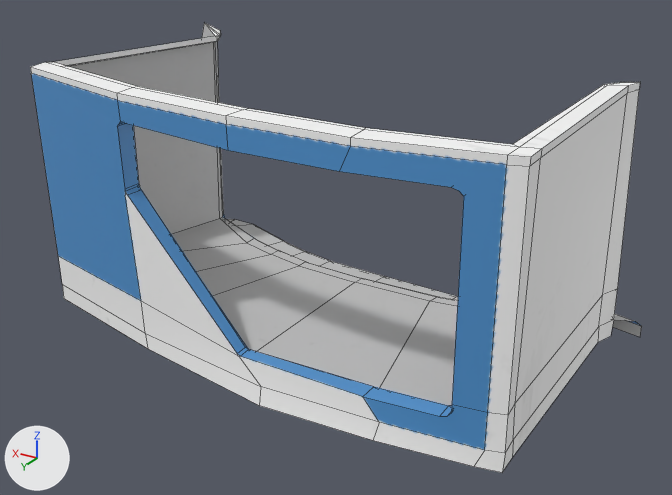
The FBX model Assets/_Modules/StationInterior/Assets/Models/Job Room/jobRoom00.fbx: old version first, new version second.
Both versions are drawn from a 50 mm camera at (-18.5, 24.1, 21.2) aimed at (0.8, -8.0, 5.2). Arrows for +X, +Y and +Z are at lower left; the lights stay in place. The first picture is the older version. Mesh edges are drawn as thin lines.

Before the edit, the objects in view are built like this:
```python
me_cylinder_680 = bpy.data.meshes.new('Cylinder.680')
me_cylinder_680.from_pydata(...)  # 253 vertices, 220 faces; spans x -12.9..12.9, y -7.6..7.6, z -5.8..5.8
me_cylinder_680.materials.append(mat_stationrooms00_tex)  # picture img_stationrooms00_tex_png
ob_job_room_v2 = bpy.data.objects.new('Job Room V2', me_cylinder_680)
ob_job_room_v2.location = (1.6, -8.38, 6.89)
```
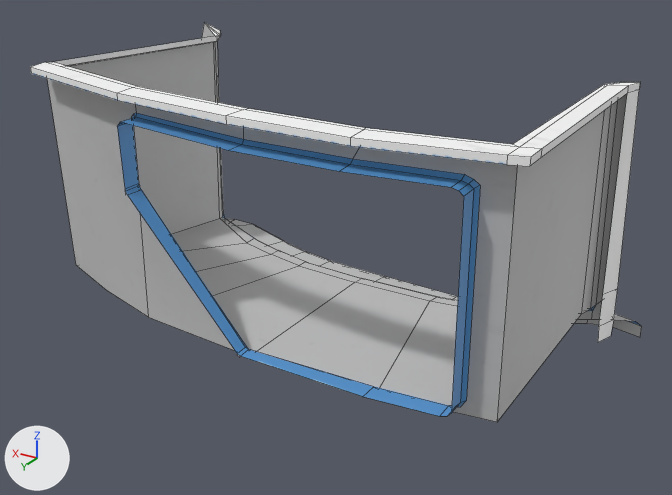
Location of each change, (x1, y1, x2, y2) in pixels of the pictures (672 x 495 px):
'Job Room V2', reshaped (11% shorter)
    before: (30, 23, 642, 473)
    after: (30, 23, 642, 422)
part 1 of me_cylinder_680, deleted
    before: (31, 74, 627, 473)

Diff of the bpy script that builds the scene:
```diff
--- a/Assets/_Modules/StationInterior/Assets/Models/Job Room/jobRoom00.fbx.py
+++ b/Assets/_Modules/StationInterior/Assets/Models/Job Room/jobRoom00.fbx.py
@@ me_cylinder_680 @@
 # used by ob_job_room_v2; location = (1.6, -8.38, 6.89)
-me_cylinder_680.from_pydata(...)  # 253 vertices, 220 faces; spans x -12.9..12.9, y -7.6..7.6, z -5.8..5.8
+me_cylinder_680.from_pydata(...)  # 234 vertices, 198 faces; spans x -12.9..12.9, y -7.6..7.6, z -5.7..5.8
+# me_cylinder_680 part 1
+# 19 vertices are removed from x -11.4..12.2, y 4.4..7.5, z -5.8..-3.3
+# 22 faces are deleted
 me_cylinder_680.materials.append(mat_stationrooms00_tex)
```
